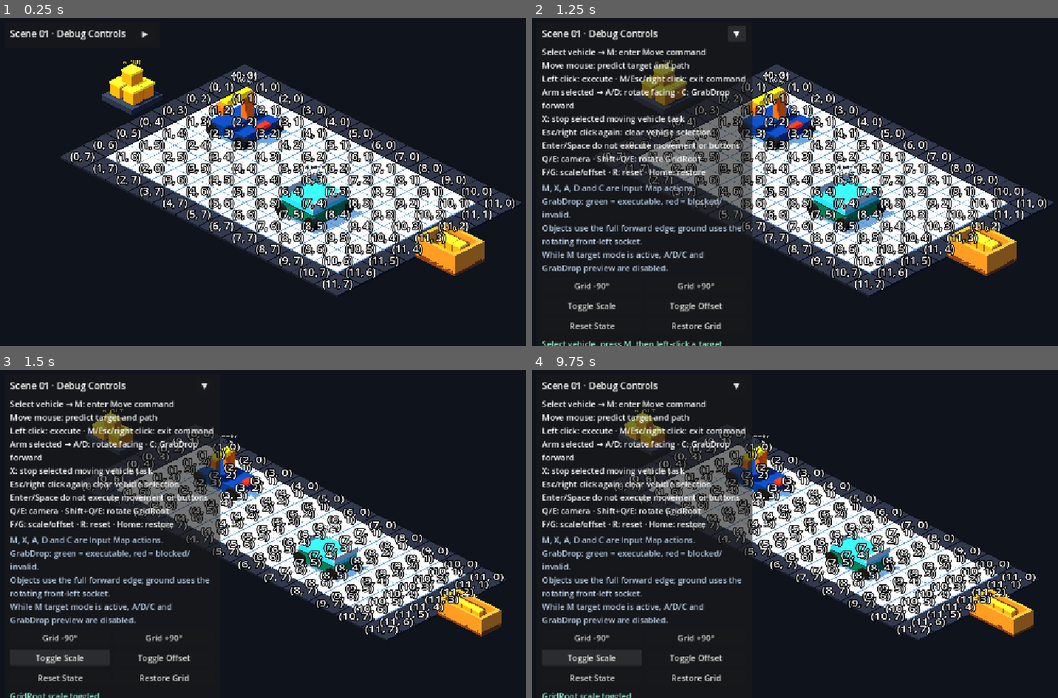
Above: before the commit, frames 1-4 (two rows, left to right).
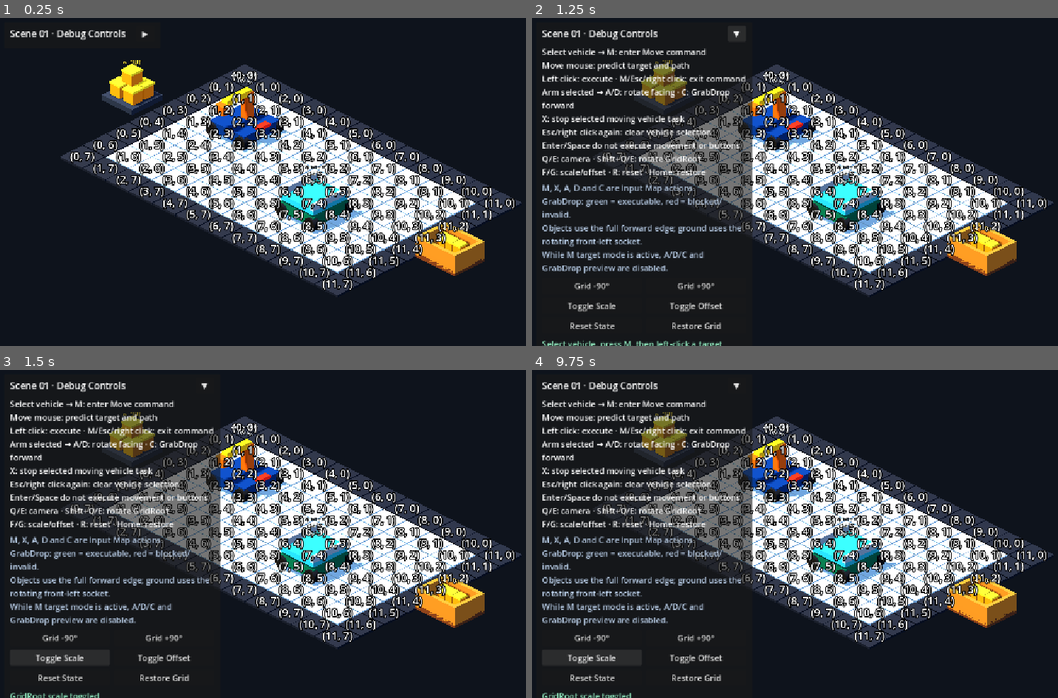
Above: after the commit, the same moments.

Repository: Ri0n72Y/automata
Game: Godot game, scene res://scenes/scene_01/scene_01_basic_packing.tscn
Two runs of this game, one before a commit and one after it. Both use one fixed random seed, a clock stepped at 60 frames per second and the inputs below.
Inputs:
- Up to frame 1 (0.25 s): no input
- Up to frame 2 (1.25 s): click "▶" at 0.5 s
- Up to frame 3 (1.5 s): click "Toggle Scale" at 1.25 s
- Up to frame 4 (9.75 s): click "Restore Grid" at 2 s; click "▼" at 2.75 s; click "▶" at 3.5 s; click "Grid -90°" at 4.25 s; click "Grid +90°" at 5 s; click "Toggle Offset" at 5.75 s; click "▼" at 6.5 s; click "▶" at 7.25 s; click "Grid -90°" at 8 s; click "Grid +90°" at 8.75 s; click "Toggle Scale" at 9.5 s

Frames 1-2 are identical in both runs. In frame 3, 24% of the frame differs, in the area x 13-100%, y 11-85%; in frame 4, 24%.

Commit message:
[codex]refactor(scene-01): 移除 GridRoot 非等比缩放调试功能

Diff:
--- a/scripts/scene_01/scene_01_controller.gd
+++ b/scripts/scene_01/scene_01_controller.gd
@@ -39,7 +39,6 @@
 var is_running: bool = false
 
 var _initial_grid_root_transform: Transform3D = Transform3D.IDENTITY
-var _preview_scale_enabled: bool = false
 var _preview_offset_enabled: bool = false
 
 
@@ -230,7 +229,6 @@
 	timer = 0.0
 	target_box_count = 8
 	automation_rate = 0.0
-	_preview_scale_enabled = false
 	_preview_offset_enabled = false
 	if grid_root != null:
 		grid_root.transform = _initial_grid_root_transform
@@ -261,14 +259,6 @@
 	_sync_grid_transform_dependents()
 
 
-func preview_toggle_grid_scale() -> void:
-	if grid_root == null:
-		return
-	_preview_scale_enabled = not _preview_scale_enabled
-	grid_root.scale = Vector3(1.35, 1.0, 0.78) if _preview_scale_enabled else Vector3.ONE
-	_sync_grid_transform_dependents()
-
-
 func preview_toggle_grid_offset() -> void:
 	if grid_root == null:
 		return
@@ -284,7 +274,6 @@
 func preview_restore_grid_transform() -> void:
 	if grid_root == null:
 		return
-	_preview_scale_enabled = false
 	_preview_offset_enabled = false
 	grid_root.transform = _initial_grid_root_transform
 	_sync_grid_transform_dependents()
